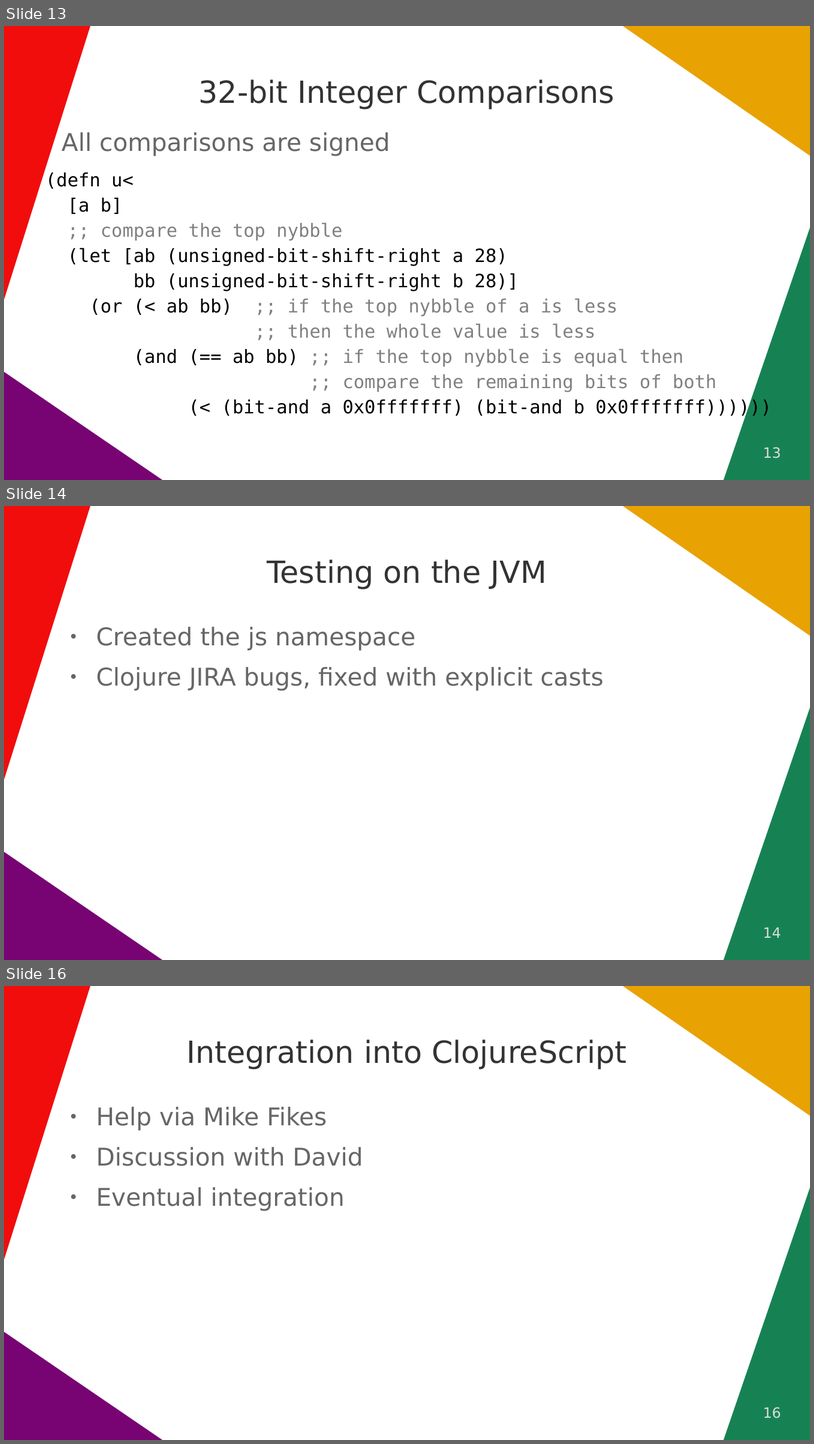
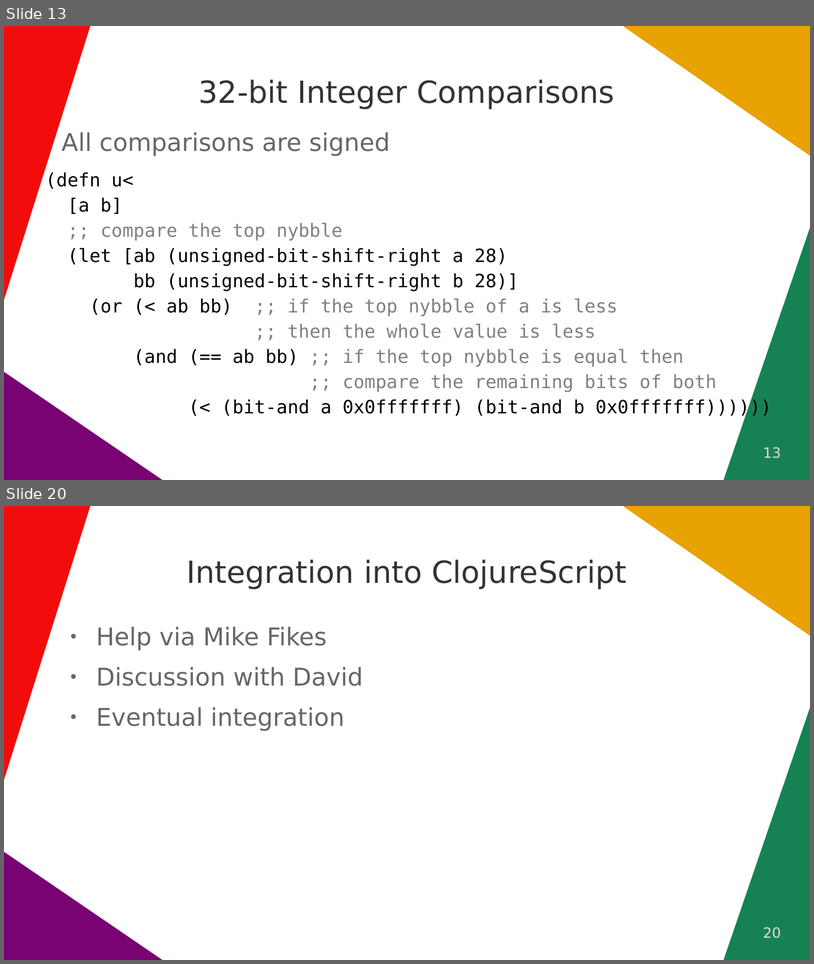
Before and after one commit to quoll/cljs-math, a slide deck: docs/ClojureDays2022.odp. Shown one above the other, each under a label of ours: slides 13, 14 and 16 before the commit, slides 13 and 20 after it; the slides between them are not shown. The pictures are 814x1444 and 814x964 pixels, drawn with LibreOffice and Linux fonts; fonts in the diff are those of the drawing. Boxes give left, top, right and bottom in pixels: in the first picture for what was removed or moved away, otherwise in the second. Text is boxed around its words. In the diff, an @@ line names an element or a change of style, - is before the commit and + after.

Commit message:
Testing slides

```diff
--- a/docs/ClojureDays2022.odp
+++ b/docs/ClojureDays2022.odp
@@ slide 14 removed at [4,506,810,960], background #FFFFFF; not listed: 4 template elements that a slide beside it also shows @@
@@ title removed at [267,559,546,589] @@
-Testing on the JVM
@@ text removed at [96,627,603,691] @@
-● Created the js namespace
-● Clojure JIRA bugs, fixed with explicit casts
@@ page number removed at [764,927,782,937] @@
-14
@@ what was slide 16 is now slide 20 @@
@@ page number at [764,927,782,938]: text changed @@
-16
+20
```
Also in this commit, not shown: 1 slide changed, 5 slides added.
